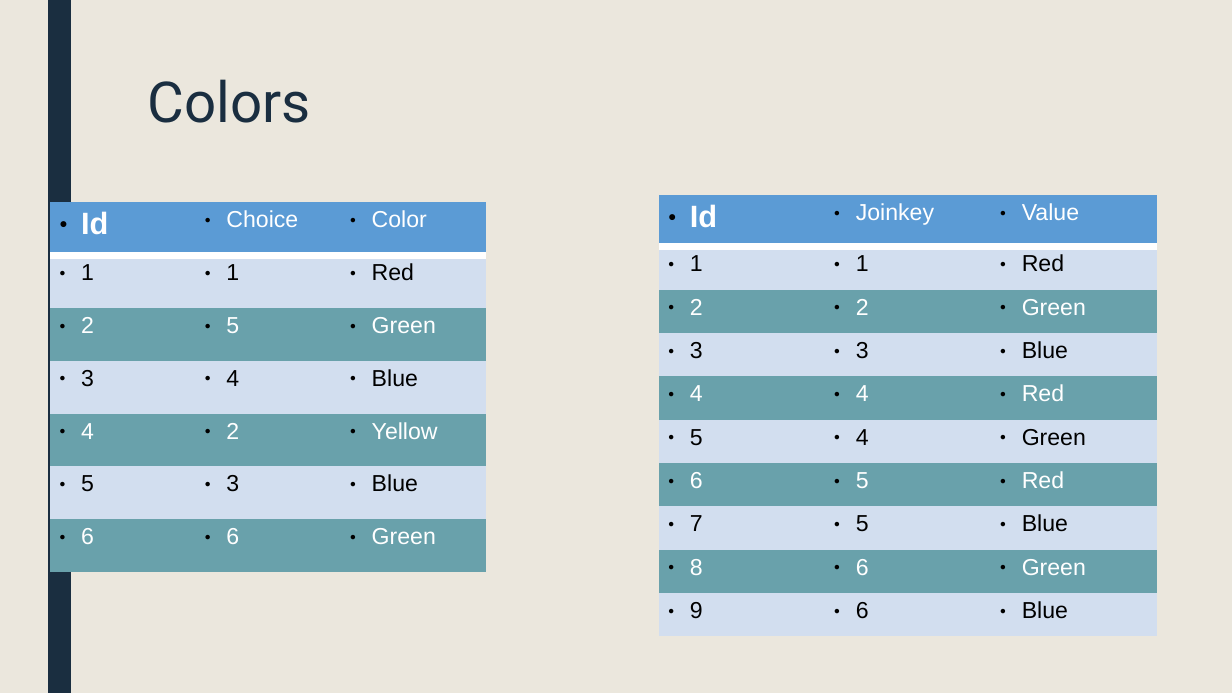
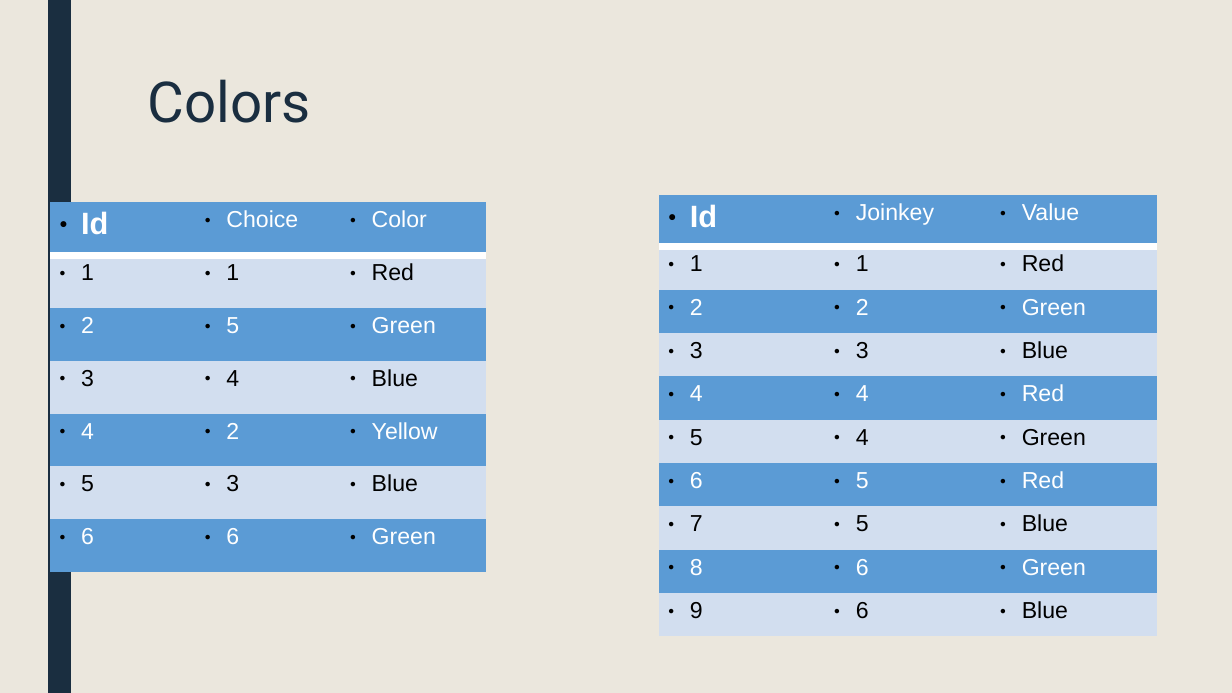
Before and after one commit to MGIS-UMN/GIS5577_week4, a slide deck: slide 4 of Advanced_DB_queries.odp. Drawn at 1232x693 pixels with LibreOffice and Linux fonts; fonts in the diff are those of the drawing. Boxes give left, top, right and bottom in pixels: in the first picture for what was removed or moved away, otherwise in the second. Text is boxed around its words. In the diff, an @@ line names an element or a change of style, - is before the commit and + after.

```diff
--- a/Advanced_DB_queries.odp
+++ b/Advanced_DB_queries.odp
@@ table at [50,202,485,572] @@
@@ fill #69A1AB to #5B9BD5 in 9 cells @@
@@ table at [659,195,1158,623] @@
@@ fill #69A1AB to #5B9BD5 in 12 cells @@
```
Also in this commit, not shown: 2 other slides changed.
